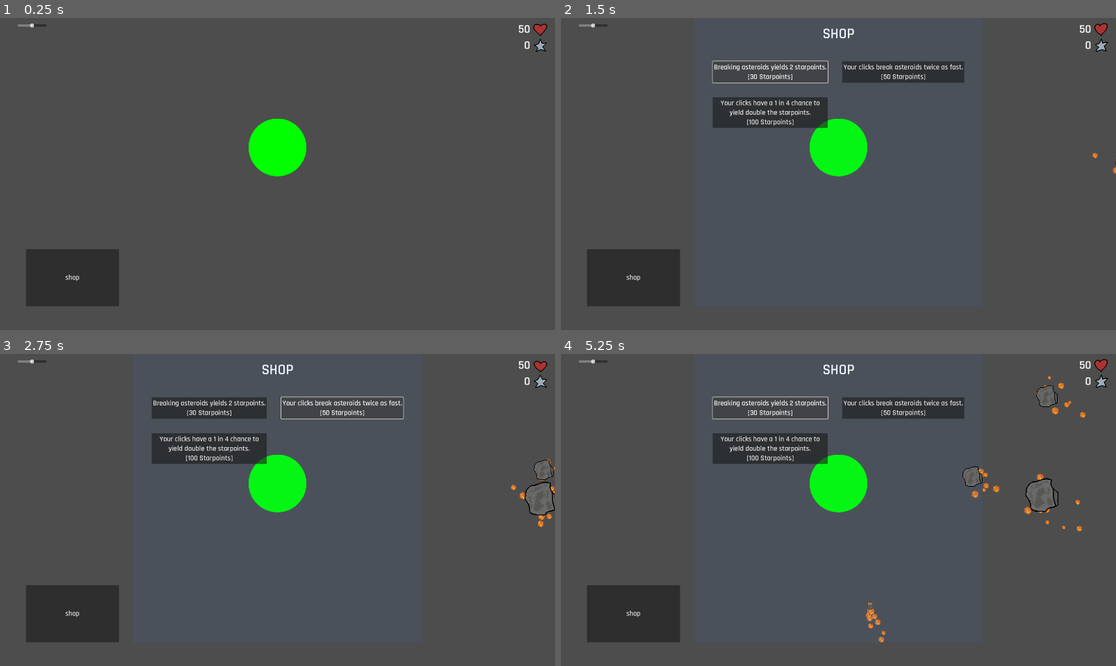
Above: before the commit, frames 1-4 (two rows, left to right).
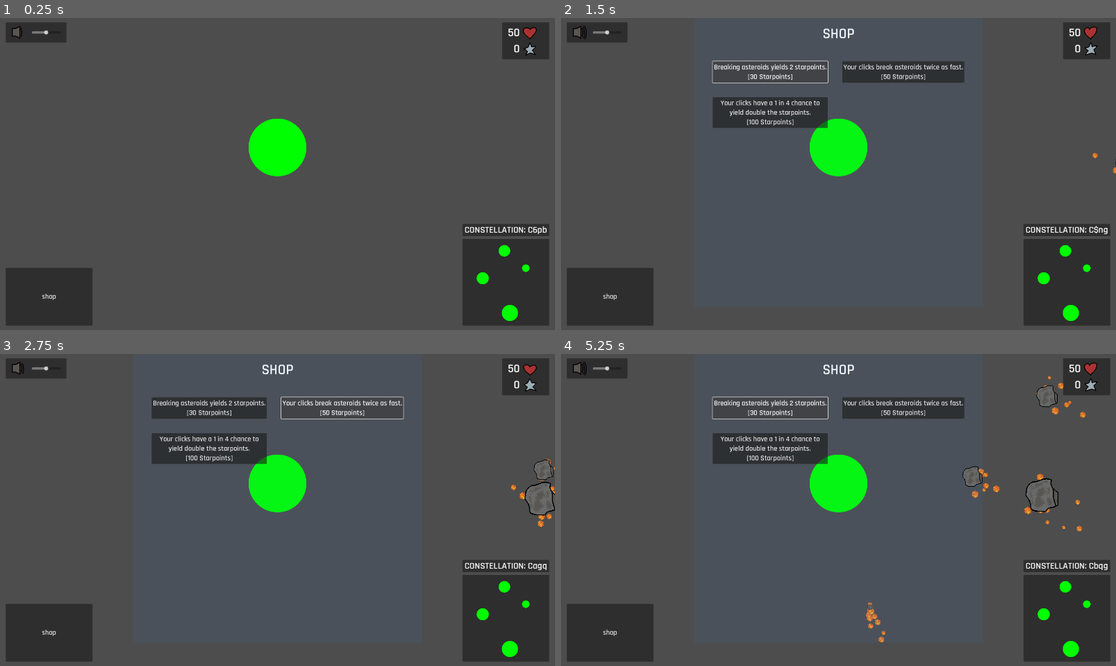
Above: after the commit, the same moments.

Repository: Paracosms/uni-jam
Game: Godot game, scene res://scenes/main.tscn
Two runs of this game, one before a commit and one after it. Both use one fixed random seed, a clock stepped at 60 frames per second and the inputs below. Sound files missing from this copy of the repository are replaced by a short silence.
Inputs:
- Up to frame 1 (0.25 s): no input
- Up to frame 2 (1.5 s): click "shop" at 0.5 s; click "Breaking asteroids yields 2 s…" at 1.25 s
- Up to frame 3 (2.75 s): click "Your clicks break asteroids t…" at 2 s
- Up to frame 4 (5.25 s): click "Your clicks have a 1 in 4 cha…" at 2.75 s; click "shop" at 3.5 s; click "shop" at 4.25 s; click "Breaking asteroids yields 2 s…" at 5 s

The runs differ from the first frame. In frame 1, 9.3% of the frame differs, in the area x 1-99%, y 1-99%; in frame 2, 9.3%; in frame 3, 9.3%; in frame 4, 9.3%.

Commit message:
Refactor UI layout and add map selection logic
Reorganized UI elements into distinct containers for top/bottom left/right sections, added animated volume icon and improved volume slider handling. Implemented map selection logic with clickable regions for alpha, beta, gamma, and delta, including new scripts for each region and constellation name obfuscation. Refactored shop toggle to use signals, updated main scene and scripts accordingly, and moved volume script to scripts directory.

Diff:
--- /dev/null
+++ b/assets/resources/volume.tres
@@ -0,0 +1,14 @@
+[gd_resource type="AnimatedTexture" load_steps=4 format=3 uid="uid://d08k12a7h80bk"]
+
+[ext_resource type="Texture2D" uid="uid://b4mg4ixhndjie" path="res://assets/sprites/animations/volume0.png" id="1_rok44"]
+[ext_resource type="Texture2D" uid="uid://dtp5xu1u3pomk" path="res://assets/sprites/animations/volume1.png" id="2_cem05"]
+[ext_resource type="Texture2D" uid="uid://7l7ufjt84elc" path="res://assets/sprites/animations/volume2.png" id="3_tfnh5"]
+
+[resource]
+frames = 3
+speed_scale = 4.0
+frame_0/texture = ExtResource("1_rok44")
+frame_1/texture = ExtResource("2_cem05")
+frame_1/duration = 1.0
+frame_2/texture = ExtResource("3_tfnh5")
+frame_2/duration = 1.0
--- /dev/null
+++ b/delta_imai.gd
@@ -0,0 +1,6 @@
+extends TextureRect
+
+func _gui_input(event):
+	if event is InputEventMouseButton:
+		if event.button_index == MOUSE_BUTTON_LEFT && event.pressed:
+			get_parent().deltaClickHandler()
--- a/scenes/main.tscn
+++ b/scenes/main.tscn
@@ -1,48 +1,21 @@
-[gd_scene load_steps=7 format=3 uid="uid://c1lhoo3nuiyi6"]
+[gd_scene load_steps=6 format=3 uid="uid://c1lhoo3nuiyi6"]
 
 [ext_resource type="PackedScene" uid="uid://cafa1kp7jmpc5" path="res://scenes/asteroid.tscn" id="1"]
 [ext_resource type="Script" uid="uid://8o3ytshbr1qp" path="res://scripts/main.gd" id="1_jyhfs"]
 [ext_resource type="PackedScene" uid="uid://c53rpnk5xwo62" path="res://scenes/earth.tscn" id="2_0wfyh"]
-[ext_resource type="PackedScene" path="res://scenes/ui.tscn" id="3_tbgi4"]
+[ext_resource type="PackedScene" uid="uid://cynt3lbt5jsyb" path="res://scenes/ui.tscn" id="3_tbgi4"]
 [ext_resource type="PackedScene" uid="uid://rj1qruh2kyqx" path="res://scenes/globals.tscn" id="4_jyhfs"]
-[ext_resource type="Script" uid="uid://db0mx56hqgh0i" path="res://scenes/volume.gd" id="6_tefeu"]
 
 [node name="Main" type="Node2D"]
 script = ExtResource("1_jyhfs")
 asteroid_scene = ExtResource("1")
 
-[node name="Ui" parent="." instance=ExtResource("3_tbgi4")]
-anchors_preset = 1
-anchor_left = 1.0
-anchor_bottom = 0.0
-offset_left = 1914.0
-offset_top = -2.0
-offset_right = 1914.0
-offset_bottom = -2.0
-grow_horizontal = 0
-grow_vertical = 1
+[node name="UI Controller" type="CanvasLayer" parent="."]
+
+[node name="UI" parent="UI Controller" instance=ExtResource("3_tbgi4")]
+metadata/_edit_use_anchors_ = true
 
 [node name="Globals" parent="." instance=ExtResource("4_jyhfs")]
 
 [node name="Earth" parent="." instance=ExtResource("2_0wfyh")]
 position = Vector2(960, 448)
-
-[node name="ToggleShop" type="Button" parent="."]
-z_index = 1
-offset_left = 90.0
-offset_top = 800.0
-offset_right = 412.0
-offset_bottom = 998.0
-text = "shop"
-
-[node name="Volume" type="HSlider" parent="."]
-offset_left = 61.0
-offset_top = 18.0
-offset_right = 161.0
-offset_bottom = 34.0
-min_value = -50.0
-max_value = 10.0
-value = -20.0
-script = ExtResource("6_tefeu")
-
-[connection signal="pressed" from="ToggleShop" to="." method="_on_toggle_shop_pressed"]
--- a/scenes/ui.tscn
+++ b/scenes/ui.tscn
@@ -1,8 +1,19 @@
-[gd_scene load_steps=4 format=3 uid="uid://cynt3lbt5jsyb"]
+[gd_scene load_steps=15 format=3 uid="uid://cynt3lbt5jsyb"]
 
 [ext_resource type="Texture2D" uid="uid://7mtyqv42wlaf" path="res://assets/resources/lives.tres" id="1_nt7q6"]
 [ext_resource type="Script" uid="uid://b04y5fmvggnk5" path="res://scripts/ui.gd" id="1_yev5y"]
 [ext_resource type="Texture2D" uid="uid://ygqyjex4xl27" path="res://assets/resources/starpoints.tres" id="2_x4jx1"]
+[ext_resource type="Texture2D" uid="uid://d08k12a7h80bk" path="res://assets/resources/volume.tres" id="4_wm3ai"]
+[ext_resource type="Script" uid="uid://db0mx56hqgh0i" path="res://scripts/volume.gd" id="5_8dubc"]
+[ext_resource type="Script" uid="uid://br4uuvp853cs2" path="res://scripts/toggle_shop.gd" id="6_8dubc"]
+[ext_resource type="Script" uid="uid://dbwo657rywmdn" path="res://scripts/map_ui.gd" id="7_7dvkv"]
+[ext_resource type="Texture2D" uid="uid://cy4dlainxcfny" path="res://assets/sprites/crux.png" id="7_cgfq5"]
+[ext_resource type="Script" uid="uid://qsan87i1eo7w" path="res://scripts/constellation_name.gd" id="7_qsv74"]
+[ext_resource type="Texture2D" uid="uid://txf7hmrxck16" path="res://assets/sprites/Earth.png" id="8_7dvkv"]
+[ext_resource type="Script" uid="uid://cwkygcvqoairj" path="res://scripts/earth_alpha.gd" id="9_vdcm2"]
+[ext_resource type="Script" uid="uid://bhu5q7bmd3rle" path="res://scripts/beta_mimosa.gd" id="11_vsj0x"]
+[ext_resource type="Script" uid="uid://ko6mq3ywcmji" path="res://scripts/gamma_gacrux.gd" id="12_qsv74"]
+[ext_resource type="Script" uid="uid://cyr6ftfqpf8kf" path="res://delta_imai.gd" id="13_h1mc3"]
 
 [node name="Ui" type="Control"]
 z_index = 1
@@ -12,44 +23,206 @@
 anchor_bottom = 1.0
 grow_horizontal = 2
 grow_vertical = 2
+mouse_filter = 2
 script = ExtResource("1_yev5y")
 
-[node name="MarginContainer" type="MarginContainer" parent="."]
+[node name="topRight" type="MarginContainer" parent="."]
 layout_mode = 1
 anchors_preset = 1
 anchor_left = 1.0
 anchor_right = 1.0
-offset_left = -117.0
-offset_bottom = 107.0
+offset_left = -183.0
+offset_bottom = 143.0
 grow_horizontal = 0
 theme_override_constants/margin_top = 15
 theme_override_constants/margin_right = 20
 
-[node name="GridContainer" type="GridContainer" parent="MarginContainer"]
+[node name="infoUI" type="PanelContainer" parent="topRight"]
+layout_mode = 2
+
+[node name="MarginContainer" type="MarginContainer" parent="topRight/infoUI"]
+layout_mode = 2
+theme_override_constants/margin_left = 20
+theme_override_constants/margin_top = 10
+theme_override_constants/margin_right = 20
+theme_override_constants/margin_bottom = 10
+
+[node name="GridContainer" type="GridContainer" parent="topRight/infoUI/MarginContainer"]
 layout_mode = 2
 theme_override_constants/h_separation = 10
 columns = 2
 
-[node name="lives" type="Label" parent="MarginContainer/GridContainer"]
+[node name="lives" type="Label" parent="topRight/infoUI/MarginContainer/GridContainer"]
 unique_name_in_owner = true
 layout_mode = 2
 theme_override_font_sizes/font_size = 40
 text = "000"
 horizontal_alignment = 2
 
-[node name="livesAnimation" type="TextureRect" parent="MarginContainer/GridContainer"]
+[node name="livesAnimation" type="TextureRect" parent="topRight/infoUI/MarginContainer/GridContainer"]
 layout_mode = 2
 texture = ExtResource("1_nt7q6")
 stretch_mode = 2
 
-[node name="starpoints" type="Label" parent="MarginContainer/GridContainer"]
+[node name="starpoints" type="Label" parent="topRight/infoUI/MarginContainer/GridContainer"]
 unique_name_in_owner = true
 layout_mode = 2
 theme_override_font_sizes/font_size = 40
 text = "000"
 horizontal_alignment = 2
 
-[node name="starpointsAnimation" type="TextureRect" parent="MarginContainer/GridContainer"]
+[node name="starpointsAnimation" type="TextureRect" parent="topRight/infoUI/MarginContainer/GridContainer"]
 layout_mode = 2
 texture = ExtResource("2_x4jx1")
 stretch_mode = 2
+
+[node name="topLeft" type="MarginContainer" parent="."]
+custom_minimum_size = Vector2(100, 0)
+layout_mode = 0
+offset_right = 230.0
+offset_bottom = 85.0
+theme_override_constants/margin_left = 20
+theme_override_constants/margin_top = 15
+
+[node name="volumeUI" type="PanelContainer" parent="topLeft"]
+unique_name_in_owner = true
+layout_mode = 2
+
+[node name="MarginContainer" type="MarginContainer" parent="topLeft/volumeUI"]
+layout_mode = 2
+theme_override_constants/margin_left = 20
+theme_override_constants/margin_top = 10
+theme_override_constants/margin_right = 20
+theme_override_constants/margin_bottom = 10
+
+[node name="GridContainer" type="GridContainer" parent="topLeft/volumeUI/MarginContainer"]
+layout_mode = 2
+theme_override_constants/h_separation = 20
+columns = 2
+
+[node name="volumeIcon" type="TextureRect" parent="topLeft/volumeUI/MarginContainer/GridContainer"]
+unique_name_in_owner = true
+layout_mode = 2
+texture = ExtResource("4_wm3ai")
+
+[node name="CenterContainer" type="CenterContainer" parent="topLeft/volumeUI/MarginContainer/GridContainer"]
+layout_mode = 2
+
+[node name="Volume" type="HSlider" parent="topLeft/volumeUI/MarginContainer/GridContainer/CenterContainer"]
+custom_minimum_size = Vector2(100, 0)
+layout_mode = 2
+min_value = -50.0
+max_value = 10.0
+value = -20.0
+script = ExtResource("5_8dubc")
+
+[node name="bottomLeft" type="MarginContainer" parent="."]
+layout_mode = 1
+anchors_preset = 2
+anchor_top = 1.0
+anchor_bottom = 1.0
+offset_top = -70.0
+offset_right = 210.0
+grow_vertical = 0
+theme_override_constants/margin_left = 20
+theme_override_constants/margin_bottom = 15
+
+[node name="toggleShop" type="Button" parent="bottomLeft"]
+z_index = 1
+custom_minimum_size = Vector2(300, 200)
+layout_mode = 2
+text = "shop"
+script = ExtResource("6_8dubc")
+
+[node name="bottomRight" type="MarginContainer" parent="."]
+layout_mode = 1
+anchors_preset = 3
+anchor_left = 1.0
+anchor_top = 1.0
+anchor_right = 1.0
+anchor_bottom = 1.0
+offset_left = -40.0
+offset_top = -40.0
+grow_horizontal = 0
+grow_vertical = 0
+theme_override_constants/margin_left = 0
+theme_override_constants/margin_top = 0
+theme_override_constants/margin_right = 20
+theme_override_constants/margin_bottom = 15
+
+[node name="VBoxContainer" type="VBoxContainer" parent="bottomRight"]
+layout_mode = 2
+theme_override_constants/separation = 10
+
+[node name="nameUI" type="PanelContainer" parent="bottomRight/VBoxContainer"]
+layout_mode = 2
+
+[node name="constellationName" type="Label" parent="bottomRight/VBoxContainer/nameUI"]
+layout_mode = 2
+theme_override_font_sizes/font_size = 32
+text = "CONSTELLATION: C___"
+horizontal_alignment = 1
+script = ExtResource("7_qsv74")
+
+[node name="mapUI" type="Panel" parent="bottomRight/VBoxContainer"]
+unique_name_in_owner = true
+custom_minimum_size = Vector2(300, 300)
+layout_mode = 2
+script = ExtResource("7_7dvkv")
+
+[node name="cruxWikipedia" type="TextureRect" parent="bottomRight/VBoxContainer/mapUI"]
+visible = false
+layout_mode = 0
+offset_right = 40.0
+offset_bottom = 40.0
+texture = ExtResource("7_cgfq5")
+
+[node name="alphaEarth" type="TextureRect" parent="bottomRight/VBoxContainer/mapUI"]
+layout_mode = 0
+offset_left = 136.0
+offset_top = 228.0
+offset_right = 192.0
+offset_bottom = 284.0
+mouse_filter = 0
+texture = ExtResource("8_7dvkv")
+expand_mode = 1
+script = ExtResource("9_vdcm2")
+
+[node name="betaMimosa" type="TextureRect" parent="bottomRight/VBoxContainer/mapUI"]
+layout_mode = 0
+offset_left = 49.0
+offset_top = 115.0
+offset_right = 91.0
+offset_bottom = 157.0
+mouse_filter = 0
+texture = ExtResource("8_7dvkv")
+expand_mode = 1
+script = ExtResource("11_vsj0x")
+
+[node name="gammaGacrux" type="TextureRect" parent="bottomRight/VBoxContainer/mapUI"]
+layout_mode = 0
+offset_left = 125.0
+offset_top = 21.0
+offset_right = 165.0
+offset_bottom = 61.0
+mouse_filter = 0
+texture = ExtResource("8_7dvkv")
+expand_mode = 1
+script = ExtResource("12_qsv74")
+
+[node name="deltaImai" type="TextureRect" parent="bottomRight/VBoxContainer/mapUI"]
+layout_mode = 0
+offset_left = 206.0
+offset_top = 88.0
+offset_right = 232.0
+offset_bottom = 114.0
+mouse_filter = 0
+texture = ExtResource("8_7dvkv")
+expand_mode = 1
+script = ExtResource("13_h1mc3")
+
+[connection signal="mouse_entered" from="topLeft/volumeUI" to="." method="_on_volume_ui_mouse_entered"]
+[connection signal="mouse_exited" from="topLeft/volumeUI" to="." method="_on_volume_ui_mouse_exited"]
+[connection signal="mouse_entered" from="topLeft/volumeUI/MarginContainer/GridContainer/CenterContainer/Volume" to="." method="_on_volume_mouse_entered"]
+[connection signal="mouse_exited" from="topLeft/volumeUI/MarginContainer/GridContainer/CenterContainer/Volume" to="." method="_on_volume_mouse_exited"]
+[connection signal="pressed" from="bottomLeft/toggleShop" to="bottomLeft/toggleShop" method="_on_pressed"]
--- /dev/null
+++ b/scripts/alpha_earth.gd
@@ -0,0 +1,9 @@
+extends TextureRect
+
+var mapUI = get_parent()
+
+func _gui_input(event):
+	if event is InputEventMouseButton:
+		if event.button_index == MOUSE_BUTTON_LEFT && event.pressed:
+			mapUI.alphaClickHandler()
+			print("i am steve")
--- /dev/null
+++ b/scripts/beta_mimosa.gd
@@ -0,0 +1,6 @@
+extends TextureRect
+
+func _gui_input(event):
+	if event is InputEventMouseButton:
+		if event.button_index == MOUSE_BUTTON_LEFT && event.pressed:
+			get_parent().betaClickHandler()
--- /dev/null
+++ b/scripts/constellation_name.gd
@@ -0,0 +1,19 @@
+extends Label
+
+# originally 1234567890abcdefghjklmnopqrstuvwxyz~@#$%^&*()-=_+
+# 35-39px width: 23456890abdeghnopqu$^
+# 36px width: 69abdghnpqu$
+var obfuscatedText : String = "69abdghnpqu$" # originally 1234567890abcdefghjklmnopqrstuvwxyz~@#$%^&*()-=_+
+
+func _process(_delta):
+	text = "CONSTELLATION: " + obfuscatedCharacters()
+
+func obfuscatedCharacters() -> String:
+	if Globals.deltaUnlocked:
+		return "CRUX"
+	if Globals.gammaUnlocked:
+		return "CRU" + obfuscatedText[randi() % obfuscatedText.length()]
+	if Globals.betaUnlocked:
+		return "CR" + obfuscatedText[randi() % obfuscatedText.length()] + obfuscatedText[randi() % obfuscatedText.length()]
+	else:
+		return "C" + obfuscatedText[randi() % obfuscatedText.length()] + obfuscatedText[randi() % obfuscatedText.length()] + obfuscatedText[randi() % obfuscatedText.length()]
--- /dev/null
+++ b/scripts/earth_alpha.gd
@@ -0,0 +1,6 @@
+extends TextureRect
+
+func _gui_input(event):
+	if event is InputEventMouseButton:
+		if event.button_index == MOUSE_BUTTON_LEFT && event.pressed:
+			get_parent().alphaClickHandler()
--- /dev/null
+++ b/scripts/gamma_gacrux.gd
@@ -0,0 +1,6 @@
+extends TextureRect
+
+func _gui_input(event):
+	if event is InputEventMouseButton:
+		if event.button_index == MOUSE_BUTTON_LEFT && event.pressed:
+			get_parent().gammaClickHandler()
--- a/scripts/globals.gd
+++ b/scripts/globals.gd
@@ -8,3 +8,7 @@
 var yieldMultiplier : int = 1
 var critMultiplier : int = 1 # Such that a critMultiplier of n will yield n+1 starpoints
 var critEnabled : bool = false
+
+var betaUnlocked : bool = false # left, 2nd planet unlock
+var gammaUnlocked : bool = false # top, 3rd planet unlock
+var deltaUnlocked : bool = false # right, 4th planet unlock
--- a/scripts/main.gd
+++ b/scripts/main.gd
@@ -48,6 +48,15 @@
 func _ready():
 	randomize() # Create random seed i think?
 
+	### MAP SELECTION LOGIC ###
+	var mapUI = $"UI Controller/UI/bottomRight/VBoxContainer/mapUI"
+	mapUI.connect("alphaClicked", switchToAlpha)
+	mapUI.connect("betaClicked", switchToBeta)
+	mapUI.connect("gammaClicked", switchToGamma)
+	mapUI.connect("deltaClicked", switchToDelta)
+
+
+
 	### CONSTANT METEOR SPAWNING LOGIC ###
 	spawn_timer.wait_time = 1  # Delay, i tried to make it an exported variable but it didnt work :(
 	spawn_timer.one_shot = false
@@ -65,6 +74,7 @@
 
 
 	### SHOP SCREEN LOGIC ###
+	$"UI Controller/UI/bottomLeft/toggleShop".connect("shopToggled", toggleShop)
 	var screen_size = get_viewport().get_visible_rect().size
 	var shop = shop_scene.instantiate()
 	add_child(shop)
@@ -147,7 +157,6 @@
 		print("\nMeteor Failed\n")
 
 func playChipSound():
-	print("chip")
 	var soundPlayer = AudioStreamPlayer.new()
 	soundPlayer.stream = chipAudio.pick_random()
 	soundPlayer.volume_db = Globals.volume
@@ -163,7 +172,7 @@
 	soundPlayer.play()
 	soundPlayer.finished.connect(soundPlayer.queue_free)
 
-func _on_toggle_shop_pressed():
+func toggleShop():
 	# Toggles the shop
 	if shopOpened:
 		get_node("Shop").visible = false
@@ -171,3 +180,19 @@
 	else:
 		get_node("Shop").visible = true
 		shopOpened = true
+
+# Alpha is bottom (earth)
+func switchToAlpha():
+	print("alpha")
+
+# Beta is left
+func switchToBeta():
+	print("beta")
+
+# Gamma is top
+func switchToGamma():
+	print("gamma")
+
+# Delta is right
+func switchToDelta():
+	print("delta")
--- /dev/null
+++ b/scripts/map_ui.gd
@@ -0,0 +1,18 @@
+extends Panel
+
+signal alphaClicked
+signal betaClicked
+signal gammaClicked
+signal deltaClicked
+
+func alphaClickHandler():
+	emit_signal("alphaClicked")
+
+func betaClickHandler():
+	emit_signal("betaClicked")
+
+func gammaClickHandler():
+	emit_signal("gammaClicked")
+
+func deltaClickHandler():
+	emit_signal("deltaClicked")
--- /dev/null
+++ b/scripts/toggle_shop.gd
@@ -0,0 +1,6 @@
+extends Button
+
+signal shopToggled
+
+func _on_pressed():
+	emit_signal("shopToggled")
--- a/scripts/ui.gd
+++ b/scripts/ui.gd
@@ -1,4 +1,7 @@
 extends Control
+
+var volumeAnimation = preload("res://assets/resources/volume.tres")
+var volumeStill = preload("res://assets/sprites/animations/volume2.png")
 
 func _process(_delta):
 	var lives = Globals.lives
@@ -6,3 +9,15 @@
 
 	%lives.text = str(lives)
 	%starpoints.text = str(starPoints)
+
+func _on_volume_ui_mouse_entered():
+	%volumeIcon.texture = volumeAnimation
+
+func _on_volume_ui_mouse_exited():
+	%volumeIcon.texture = volumeStill
+
+func _on_volume_mouse_entered():
+	%volumeIcon.texture = volumeAnimation
+
+func _on_volume_mouse_exited():
+	%volumeIcon.texture = volumeStill
--- a/scenes/volume.gd
+++ b/scripts/volume.gd
@@ -1,4 +1,4 @@
 extends HSlider
 
-func _process(delta):
+func _process(_delta):
 	Globals.volume = value
Binary file added: assets/sprites/animations/volume0.png
Not shown, added: assets/sprites/animations/volume0.png.import
Binary file added: assets/sprites/animations/volume1.png
Not shown, added: assets/sprites/animations/volume1.png.import
Binary file added: assets/sprites/animations/volume2.png
Not shown, added: assets/sprites/animations/volume2.png.import
Binary file added: assets/sprites/crux.png
Not shown, added: assets/sprites/crux.png.import
Not shown, added: delta_imai.gd.uid
Not shown, added: scripts/alpha_earth.gd.uid
Not shown, added: scripts/beta_mimosa.gd.uid
Not shown, added: scripts/constellation_name.gd.uid
(and 5 more such lines)
